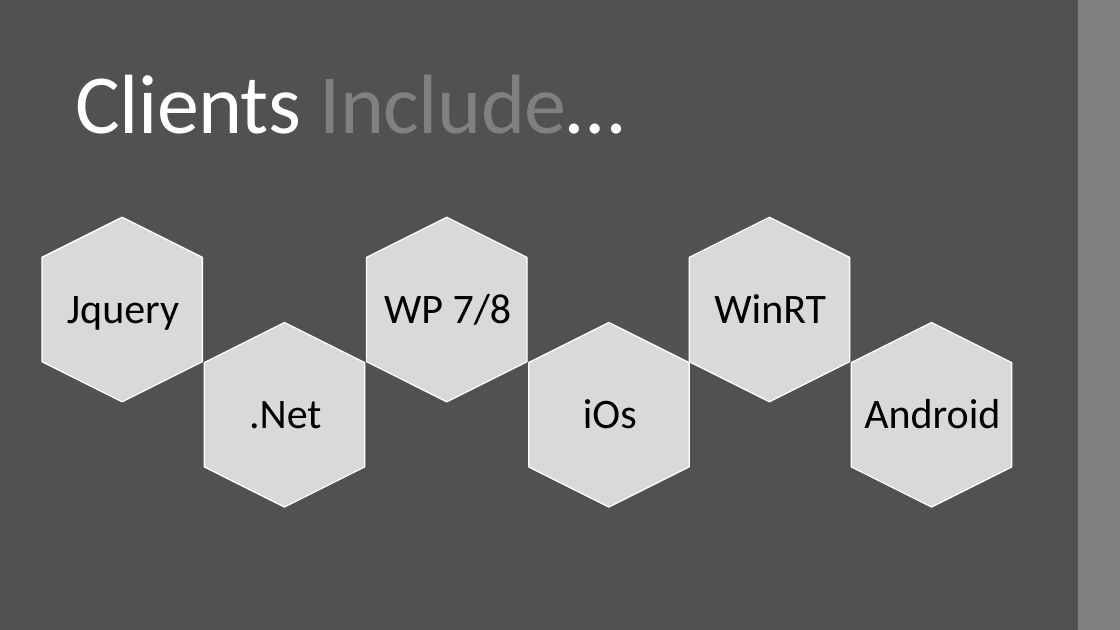
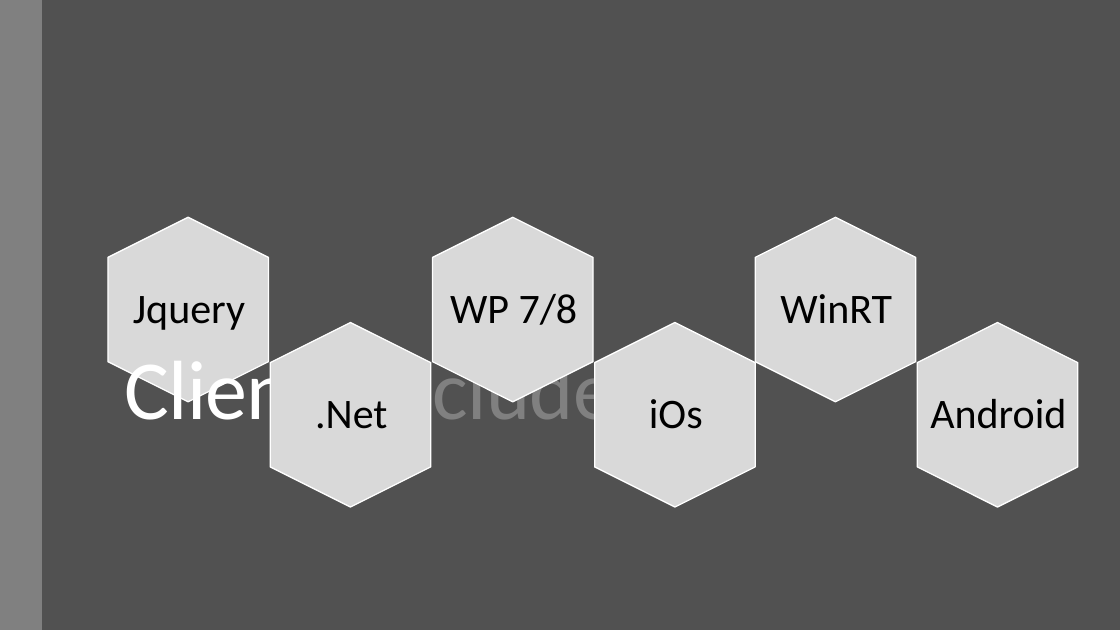
Before and after one commit to derikwhittaker/Demo.SignalR, a slide deck: slide 13 of RoanokeNug/DerikWhittaker_SignalR.pptx (slide 10 before the commit). Drawn at 1120x630 pixels with LibreOffice and Linux fonts; fonts in the diff are those of the drawing. Boxes give left, top, right and bottom in pixels: in the first picture for what was removed or moved away, otherwise in the second. Text is boxed around its words. In the diff, an @@ line names an element or a change of style, - is before the commit and + after.

```diff
--- a/RoanokeNug/DerikWhittaker_SignalR.pptx
+++ b/RoanokeNug/DerikWhittaker_SignalR.pptx
@@ rectangle: place and size @@
-rectangle at (1078, 0, 1120, 630)
+rectangle at (0, 0, 42, 630)
@@ title "Clients Include…": place and size @@
-title "Clients Include…" at (76, 74, 625, 134)
+title "Clients Include…" at (124, 350, 674, 439)
@@ title "Clients Include…" at (124, 350, 674, 439): line spacing 0.9 to 0.85 @@
@@ 6 texts, 6 hexagons: place and size @@
-6 texts, 6 hexagons at (42, 217, 1012, 507)
+6 texts, 6 hexagons at (108, 217, 1078, 507)
```
Also in this commit, not shown: 6 other slides changed, 20 slides added, 4 slides removed, 6 other files.
